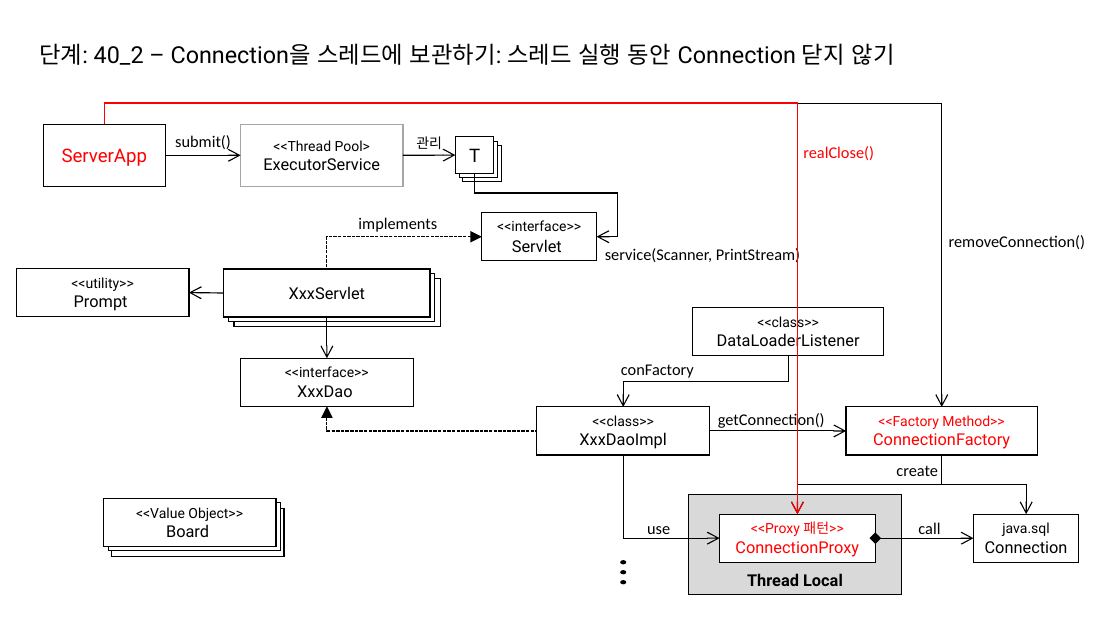
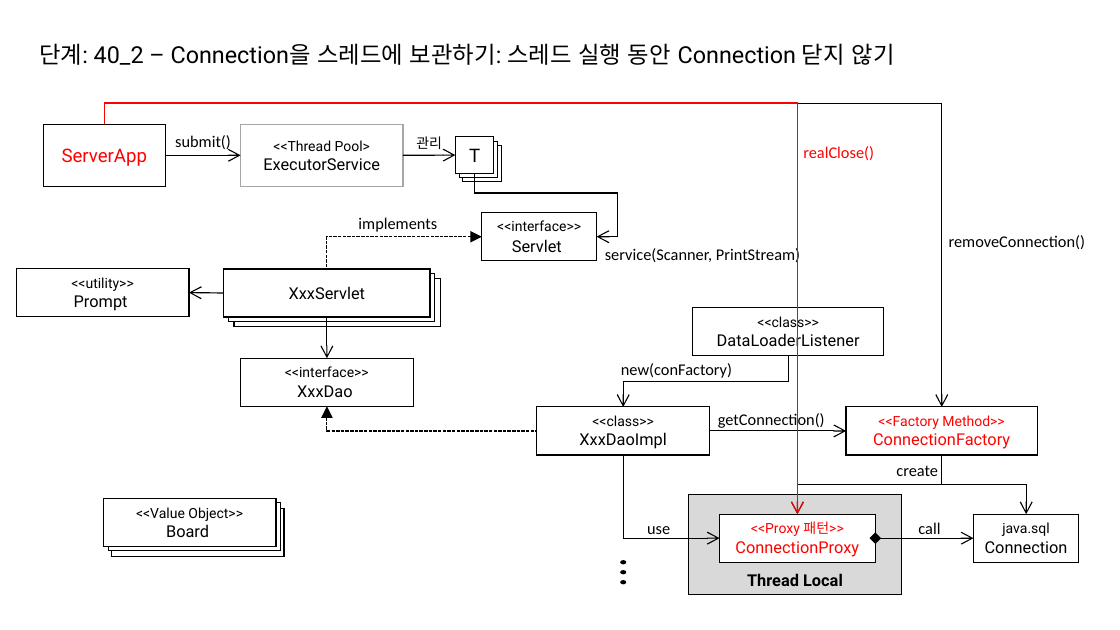
Before and after one commit to eomjinyoung/bitcamp-20191202, a slide deck: slide 62 of ClassDiagram.pptx. Drawn at 1120x630 pixels with LibreOffice and Linux fonts; fonts in the diff are those of the drawing. Boxes give left, top, right and bottom in pixels: in the first picture for what was removed or moved away, otherwise in the second. Text is boxed around its words. In the diff, an @@ line names an element or a change of style, - is before the commit and + after.

```diff
--- a/ClassDiagram.pptx
+++ b/ClassDiagram.pptx
@@ text at box(621, 363, 732, 378): text changed @@
-conFactory
+new(conFactory)
```
Also in this commit, not shown: 3 other slides changed, 3 slides added.
